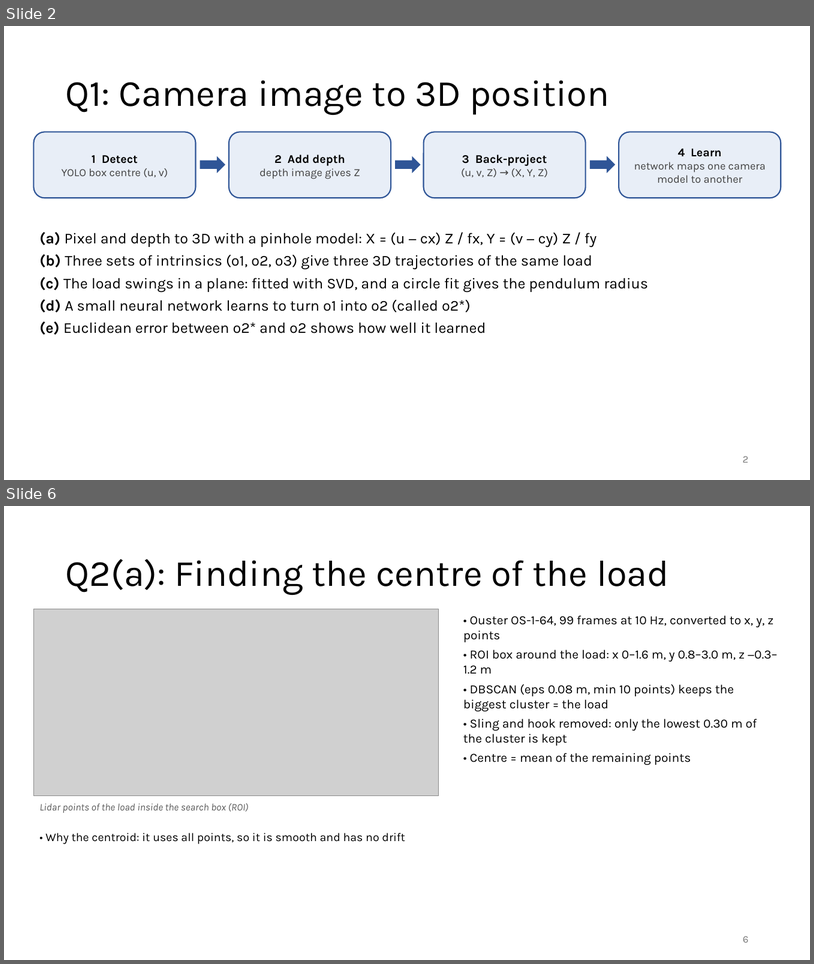
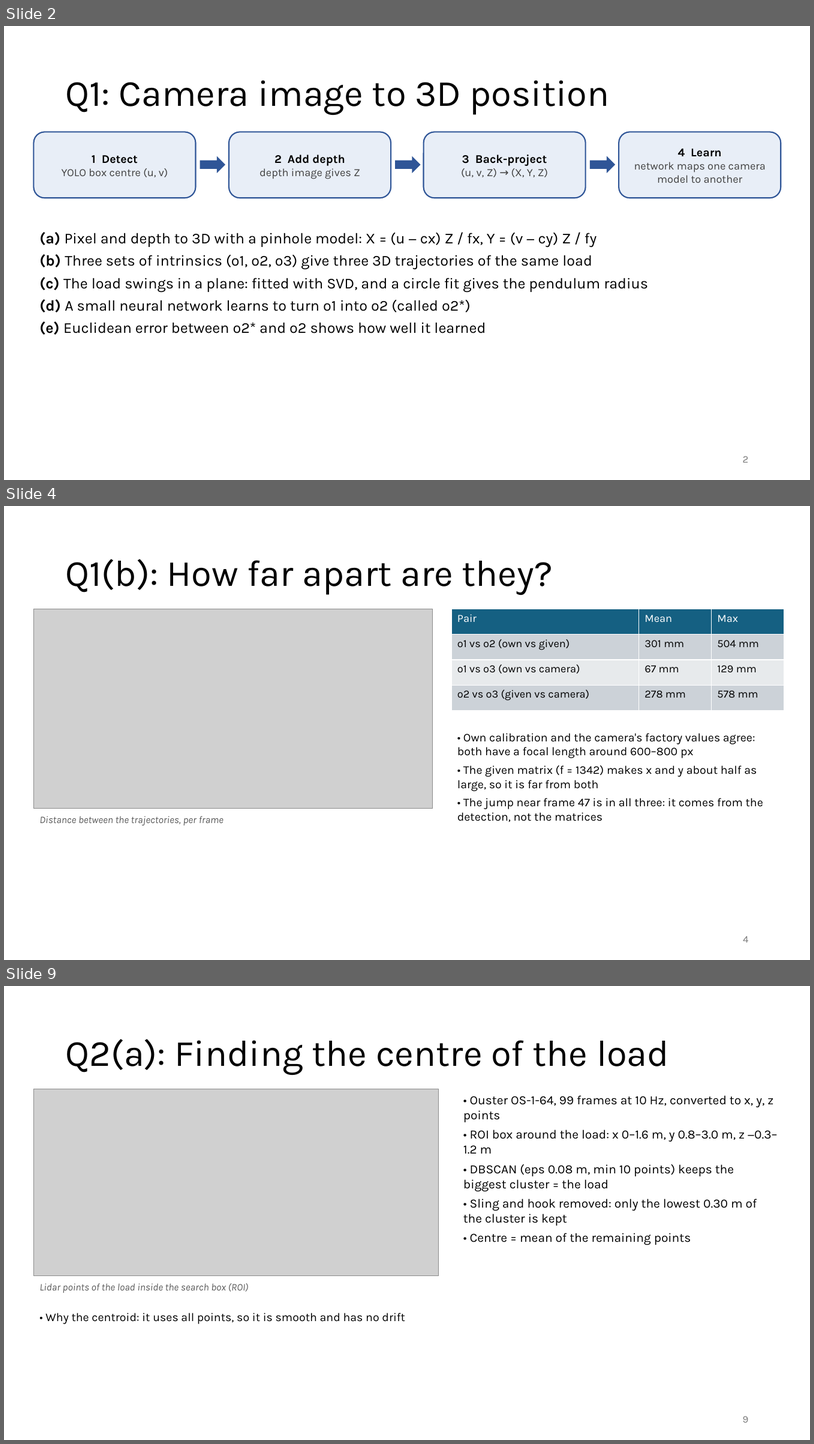
Before and after one commit to AreGundersen/MAS512, a slide deck: Assignment 2/MAS512_assignment2_gr5.pptx. Shown one above the other, each under a label of ours: slides 2 and 6 before the commit, slides 2, 4 and 9 after it; the slides between them are not shown. The pictures are 814x964 and 814x1444 pixels, drawn with LibreOffice and Linux fonts; fonts in the diff are those of the drawing; grey boxes stand for pictures. Boxes give left, top, right and bottom in pixels: in the first picture for what was removed or moved away, otherwise in the second. Text is boxed around its words. In the diff, an @@ line names an element or a change of style, - is before the commit and + after.

```diff
--- a/Assignment 2/MAS512_assignment2_gr5.pptx
+++ b/Assignment 2/MAS512_assignment2_gr5.pptx
@@ slide 4 added at <box>4,506,810,960</box>, background #FFFFFF @@
@@ title added at <box>65,559,553,595</box>, 44 pt, text #000000 @@
+Q1(b): How far apart are they?
@@ picture added at <box>33,609,433,808</box> @@
@@ table added at <box>452,609,785,711</box>, 4 rows, 3 columns @@
+Pair | Mean | Max
+o1 vs o2 (own vs given) | 301 mm | 504 mm
+o1 vs o3 (own vs camera) | 67 mm | 129 mm
+o2 vs o3 (given vs camera) | 278 mm | 578 mm
@@ text added at <box>458,733,764,822</box>, 14 pt, text #000000 @@
+• Own calibration and the camera's factory values agree: both have a focal length around 600–800 px
+• The given matrix (f = 1342) makes x and y about half as large, so it is far from both
+• The jump near frame 47 is in all three: it comes from the detection, not the matrices
@@ text added at <box>39,816,224,825</box>, 12 pt, text #595959, italic @@
+Distance between the trajectories, per frame
@@ page number added at <box>743,936,749,942</box>, 12 pt, text #797979 @@
+4
@@ what was slide 6 is now slide 9 @@
```
Also in this commit, not shown: 2 slides changed, 3 other slides added, 1 slide removed, 11 other files.
